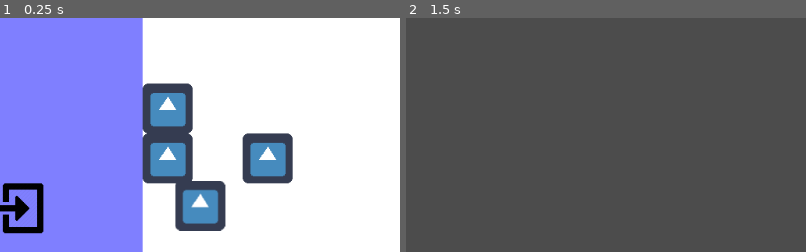
Above: before the commit, frames 1-2 (left to right).
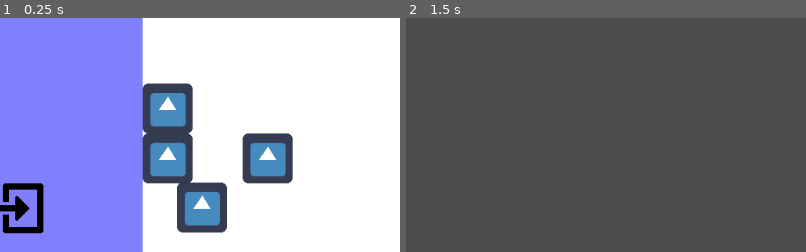
Above: after the commit, the same moments.

Repository: Baidadan67/Save-Wandering-Cats-Meow
Game: Godot game, scene res://Scene/Outside/OutsideRoom.tscn
Two runs of this game, one before a commit and one after it. Both use one fixed random seed, a clock stepped at 60 frames per second and the inputs below. The engine's default icon, where the game draws it, is replaced by a stand-in: a white triangle on a blue panel in a dark square.
Inputs (mouse positions are % of the whole screen's width and height, from its top left):
- Up to frame 1 (0.25 s): no input
- Up to frame 2 (1.5 s): tap Enter (ui_accept) at 0.5, 0.77, 1.25 s; move the mouse to (5, 91) at 0.52 s; hold Right (ui_right) 0.53-1.28 s; click (5, 91) at 0.67 s; move the mouse to (30, 55) at 1.27 s; hold Down (ui_down) from 1.28 s (still down)
The pictures show only the part of the screen within x 3-53%, y 50-100%; the shares and areas given below are measured in that part.

The runs differ from the first frame. In frame 1, 0.9% of the frame differs, in the area x 43-57%, y 69-92%; in frame 2, nothing differs.

Commit message:
change little change

Diff:
--- a/project/Scene/Outside/CatOutdoor.tscn
+++ b/project/Scene/Outside/CatOutdoor.tscn
@@ -10,7 +10,6 @@
 
 [sub_resource type="CapsuleShape2D" id=1]
 radius = 27.0
-
 height = 0.0
 
 [node name="CatOutdoor" type="KinematicBody2D"]
--- a/project/Scene/Outside/OutsideRoom.tscn
+++ b/project/Scene/Outside/OutsideRoom.tscn
@@ -19,8 +19,9 @@
 position = Vector2( 284, 536 )
 
 [node name="Cat" parent="." instance=ExtResource( 3 )]
-
 position = Vector2( 500, 300 )
+collision_layer = 4
+collision_mask = 4
 
 [node name="ExitOutdoor" parent="." instance=ExtResource( 5 )]
 position = Vector2( 53, 544 )
--- a/project/Scene/Outside/Player.tscn
+++ b/project/Scene/Outside/Player.tscn
@@ -4,9 +4,7 @@
 [ext_resource path="res://Sprite/icon.png" type="Texture" id=2]
 
 [sub_resource type="CapsuleShape2D" id=1]
-
-radius = 30.0
-height = 0.0
+radius = 24.0
 
 [node name="Player" type="KinematicBody2D"]
 script = ExtResource( 1 )
--- a/project/Script/CatOutdoor.gd
+++ b/project/Script/CatOutdoor.gd
@@ -26,13 +26,17 @@
 	match state:
 		HIDDING:
 			var direction = position.direction_to(player_position)
-			if position.x ==  BOARDER[0] + SIZE[0] / 2 || position.x ==  BOARDER[0] - SIZE[0] / 2:
+			if position.x ==  BOARDER[0] + SIZE[0] / 2:
+				print("up")
 				direction.x = - direction.x
 			elif position.x ==  BOARDER[0] - SIZE[0] / 2:
+				print("down")
 				direction.x = - direction.x
 			if position.y == BOARDER[2] + SIZE[0] / 2:
+				print("left")
 				direction.y = - direction.y
 			elif position.y == BOARDER[2] - SIZE[0] / 2:
+				print("right")
 				direction.y = - direction.y
 			direction = - direction
 			velocity = velocity.move_toward(direction * MAX_SPEED, ACCELERATION * delta)
@@ -44,7 +48,6 @@
 
 func _on_CatchArea_body_entered(body):
 	if body.name == "Player":
-		print("new")
 		state = HIDDING
 		player_position = body.position
 
